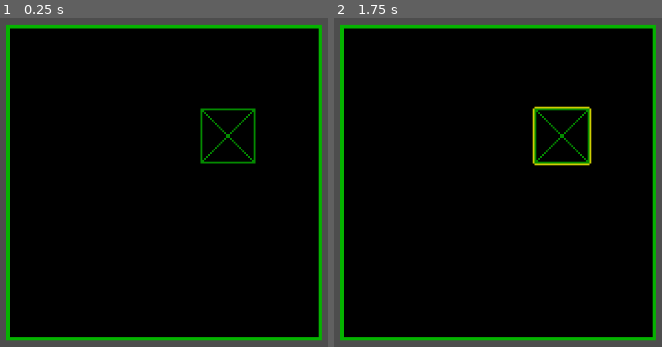
Above: before the commit, frames 1-2 (left to right).
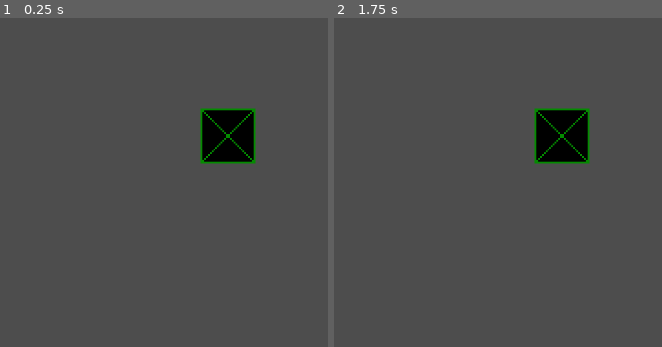
Above: after the commit, the same moments.

Repository: Chayraaa/franken-gamejam
Game: Godot game, scene res://gamemap/gamemap.tscn
Two runs of this game, one before a commit and one after it. Both use one fixed random seed, a clock stepped at 60 frames per second and the inputs below. This scene is started directly instead of the project's main scene.
Inputs (mouse positions are in pixels of both pictures, inside the frame that each line leads up to):
- Up to frame 1 (0.25 s): no input
- Up to frame 2 (1.75 s): tap Enter (step) at 0.5 s; drag from (563, 136) to (outside the picture) at 0.52 s; tap Space at 1.25 s; drag from (432, 179) to (563, 136) at 1.27 s

The runs differ from the first frame. In frame 1, 90% of the frame differs, in the area x 1-99%, y 2-99%; in frame 2, 90%.

Commit message:
stuff

Diff:
--- a/gamemap/dialogueManager.tscn
+++ b/gamemap/dialogueManager.tscn
@@ -153,5 +153,27 @@
 [node name="EffectNode2" type="Node2D" parent="DialogueRoot/Task5" unique_id=1675827012]
 script = ExtResource("3_i4e3j")
 
+[node name="Task6" type="Node2D" parent="DialogueRoot" unique_id=587675383]
+script = ExtResource("2_3bxp4")
+task_text = "Dialog 6"
+level_number = 6
+
+[node name="EffectNode" type="Node2D" parent="DialogueRoot/Task6" unique_id=142567416]
+script = ExtResource("3_i4e3j")
+
+[node name="EffectNode2" type="Node2D" parent="DialogueRoot/Task6" unique_id=1366453644]
+script = ExtResource("3_i4e3j")
+
+[node name="Task7" type="Node2D" parent="DialogueRoot" unique_id=2128430153]
+script = ExtResource("2_3bxp4")
+task_text = "Dialog 7"
+level_number = 7
+
+[node name="EffectNode" type="Node2D" parent="DialogueRoot/Task7" unique_id=1192596445]
+script = ExtResource("3_i4e3j")
+
+[node name="EffectNode2" type="Node2D" parent="DialogueRoot/Task7" unique_id=1041310703]
+script = ExtResource("3_i4e3j")
+
 [connection signal="pressed" from="DialogueUI/Control/VBoxContainer/HBoxContainer/TaskAcceptButton" to="." method="_on_task_accept_button_pressed"]
 [connection signal="pressed" from="DialogueUI/Control/VBoxContainer/HBoxContainer/TaskDeclineButton" to="." method="_on_task_decline_button_pressed"]
--- a/gamemap/gamemap.tscn
+++ b/gamemap/gamemap.tscn
@@ -1,15 +1,21 @@
 [gd_scene format=3 uid="uid://cg0fdod4ylnst"]
 
-[ext_resource type="Texture2D" uid="uid://de6cbrse4ikg8" path="res://gamemap/work_gamemap.png" id="1_gopxi"]
 [ext_resource type="PackedScene" uid="uid://dqr37qqt035pi" path="res://gamemap/interactable_2d.tscn" id="2_k42st"]
 
 [node name="Gamemap" type="Node2D" unique_id=1799448745]
 position = Vector2(119, 111)
 
-[node name="Sprite2D" type="Sprite2D" parent="." unique_id=101058056]
-position = Vector2(371, 292)
-scale = Vector2(2.525, 2.525)
-texture = ExtResource("1_gopxi")
+[node name="CanvasLayer" type="CanvasLayer" parent="." unique_id=1919166920]
+
+[node name="Control" type="Control" parent="CanvasLayer" unique_id=2000598427]
+layout_mode = 3
+anchors_preset = 15
+anchor_right = 1.0
+anchor_bottom = 1.0
+grow_horizontal = 2
+grow_vertical = 2
+size_flags_horizontal = 3
+size_flags_vertical = 3
 
 [node name="Interactable2D" parent="." unique_id=277553271 instance=ExtResource("2_k42st")]
 position = Vector2(473, 217.00002)
